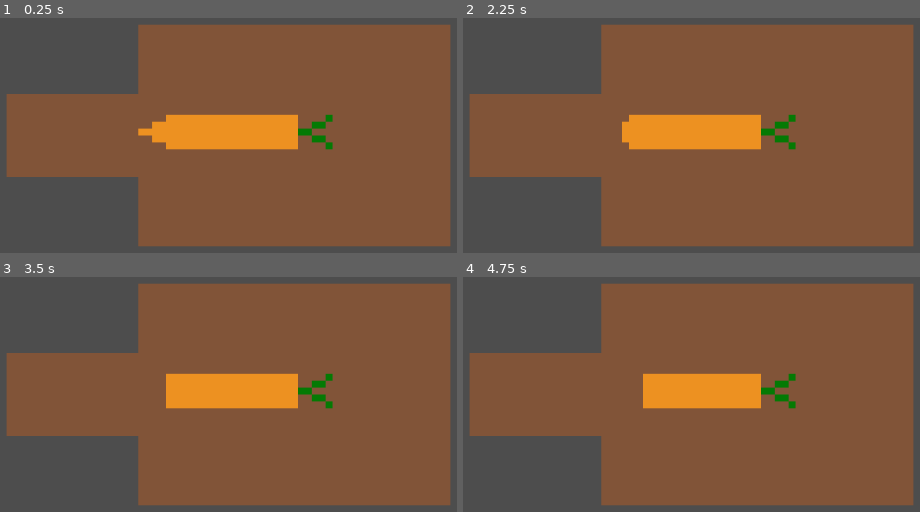
Above: before the commit, frames 1-4 (two rows, left to right).
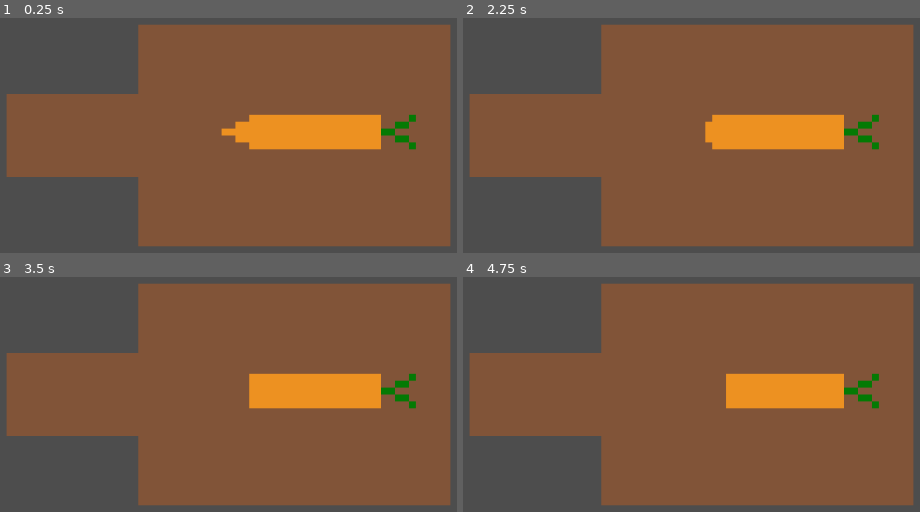
Above: after the commit, the same moments.

Repository: Dexter-Goater/gorefield
Game: Godot game, scene res://Scenes/Main.tscn
Same seed, same stepped clock (60 frames per second), same inputs: the game is played once before the commit and once after it.
Inputs (mouse positions are in pixels of both pictures, inside the frame that each line leads up to):
- Up to frame 1 (0.25 s): no input
- Up to frame 2 (2.25 s): tap Enter at 0.5, 2 s; move the mouse to (865, 112) at 0.52 s; click (865, 112) at 0.6 s; tap Space at 1.25 s; move the mouse to (531, 159) at 1.27 s; click (531, 159) at 1.35 s; move the mouse to (769, 36) at 2.02 s; click (769, 36) at 2.1 s
- Up to frame 3 (3.5 s): tap Space at 2.75 s; move the mouse to (187, 483) at 2.77 s; click (187, 483) at 2.85 s
- Up to frame 4 (4.75 s): tap Enter at 3.5 s; move the mouse to (outside the picture) at 3.52 s; click (outside the picture) at 3.6 s; tap Space at 4.25 s; move the mouse to (outside the picture) at 4.27 s; click (outside the picture) at 4.35 s

The runs differ from the first frame. In frame 1, 5.9% of the frame differs, in the area x 30-92%, y 40-57%; in frame 2, 5.9%; in frame 3, 5.9%; in frame 4, 5.8%.

Commit message:
18/05
Worked on the chopping minigame

Diff:
--- a/Scenes/Main.tscn
+++ b/Scenes/Main.tscn
@@ -1,8 +1,9 @@
 [gd_scene format=3 uid="uid://p4ectxskesqu"]
 
 [ext_resource type="Script" uid="uid://bo020on3tihdr" path="res://Scripts/main.gd" id="1_kln2b"]
-[ext_resource type="Texture2D" uid="uid://n0p5gn8whaag" path="res://Art/2D/chopping board.png" id="2_rgh2o"]
-[ext_resource type="Texture2D" uid="uid://bkckcppbdyisw" path="res://Art/2D/carrot_sheet.png" id="3_kln2b"]
+[ext_resource type="Texture2D" uid="uid://n0p5gn8whaag" path="res://Art/2D/Lasagne/chopping board.png" id="2_rgh2o"]
+[ext_resource type="Texture2D" uid="uid://bkckcppbdyisw" path="res://Art/2D/Lasagne/carrot_sheet.png" id="3_kln2b"]
+[ext_resource type="Texture2D" uid="uid://bqt7ehmg3hcvc" path="res://Art/2D/Lasagne/onion_sheet.png" id="4_rgh2o"]
 
 [sub_resource type="AtlasTexture" id="AtlasTexture_rgh2o"]
 atlas = ExtResource("3_kln2b")
@@ -95,6 +96,98 @@
 [sub_resource type="AtlasTexture" id="AtlasTexture_aht7i"]
 atlas = ExtResource("3_kln2b")
 region = Rect2(64, 224, 64, 32)
+
+[sub_resource type="AtlasTexture" id="AtlasTexture_5jffn"]
+atlas = ExtResource("4_rgh2o")
+region = Rect2(0, 0, 64, 64)
+
+[sub_resource type="AtlasTexture" id="AtlasTexture_kpo4j"]
+atlas = ExtResource("4_rgh2o")
+region = Rect2(64, 0, 64, 64)
+
+[sub_resource type="AtlasTexture" id="AtlasTexture_4n42c"]
+atlas = ExtResource("4_rgh2o")
+region = Rect2(128, 0, 64, 64)
+
+[sub_resource type="AtlasTexture" id="AtlasTexture_c5snn"]
+atlas = ExtResource("4_rgh2o")
+region = Rect2(192, 0, 64, 64)
+
+[sub_resource type="AtlasTexture" id="AtlasTexture_xvtyr"]
+atlas = ExtResource("4_rgh2o")
+region = Rect2(256, 0, 64, 64)
+
+[sub_resource type="AtlasTexture" id="AtlasTexture_u7mjy"]
+atlas = ExtResource("4_rgh2o")
+region = Rect2(0, 64, 64, 64)
+
+[sub_resource type="AtlasTexture" id="AtlasTexture_4yxf6"]
+atlas = ExtResource("4_rgh2o")
+region = Rect2(64, 64, 64, 64)
+
+[sub_resource type="AtlasTexture" id="AtlasTexture_qta6b"]
+atlas = ExtResource("4_rgh2o")
+region = Rect2(128, 64, 64, 64)
+
+[sub_resource type="AtlasTexture" id="AtlasTexture_x3rx7"]
+atlas = ExtResource("4_rgh2o")
+region = Rect2(192, 64, 64, 64)
+
+[sub_resource type="AtlasTexture" id="AtlasTexture_6heos"]
+atlas = ExtResource("4_rgh2o")
+region = Rect2(256, 64, 64, 64)
+
+[sub_resource type="AtlasTexture" id="AtlasTexture_vvnwx"]
+atlas = ExtResource("4_rgh2o")
+region = Rect2(0, 128, 64, 64)
+
+[sub_resource type="AtlasTexture" id="AtlasTexture_btbly"]
+atlas = ExtResource("4_rgh2o")
+region = Rect2(64, 128, 64, 64)
+
+[sub_resource type="AtlasTexture" id="AtlasTexture_vs04g"]
+atlas = ExtResource("4_rgh2o")
+region = Rect2(128, 128, 64, 64)
+
+[sub_resource type="AtlasTexture" id="AtlasTexture_6ehlx"]
+atlas = ExtResource("4_rgh2o")
+region = Rect2(192, 128, 64, 64)
+
+[sub_resource type="AtlasTexture" id="AtlasTexture_utia5"]
+atlas = ExtResource("4_rgh2o")
+region = Rect2(256, 128, 64, 64)
+
+[sub_resource type="AtlasTexture" id="AtlasTexture_f7hdo"]
+atlas = ExtResource("4_rgh2o")
+region = Rect2(0, 192, 64, 64)
+
+[sub_resource type="AtlasTexture" id="AtlasTexture_clvyn"]
+atlas = ExtResource("4_rgh2o")
+region = Rect2(64, 192, 64, 64)
+
+[sub_resource type="AtlasTexture" id="AtlasTexture_d8m2u"]
+atlas = ExtResource("4_rgh2o")
+region = Rect2(128, 192, 64, 64)
+
+[sub_resource type="AtlasTexture" id="AtlasTexture_5psol"]
+atlas = ExtResource("4_rgh2o")
+region = Rect2(192, 192, 64, 64)
+
+[sub_resource type="AtlasTexture" id="AtlasTexture_m4llh"]
+atlas = ExtResource("4_rgh2o")
+region = Rect2(256, 192, 64, 64)
+
+[sub_resource type="AtlasTexture" id="AtlasTexture_lac6x"]
+atlas = ExtResource("4_rgh2o")
+region = Rect2(0, 256, 64, 64)
+
+[sub_resource type="AtlasTexture" id="AtlasTexture_hpjjw"]
+atlas = ExtResource("4_rgh2o")
+region = Rect2(64, 256, 64, 64)
+
+[sub_resource type="AtlasTexture" id="AtlasTexture_off7b"]
+atlas = ExtResource("4_rgh2o")
+region = Rect2(128, 256, 64, 64)
 
 [sub_resource type="SpriteFrames" id="SpriteFrames_erwvk"]
 animations = [{
@@ -169,18 +262,97 @@
 "texture": SubResource("AtlasTexture_aht7i")
 }],
 "loop": false,
-"name": &"default",
+"name": &"Veg 1",
+"speed": 0.0
+}, {
+"frames": [{
+"duration": 1.0,
+"texture": SubResource("AtlasTexture_5jffn")
+}, {
+"duration": 1.0,
+"texture": SubResource("AtlasTexture_kpo4j")
+}, {
+"duration": 1.0,
+"texture": SubResource("AtlasTexture_4n42c")
+}, {
+"duration": 1.0,
+"texture": SubResource("AtlasTexture_c5snn")
+}, {
+"duration": 1.0,
+"texture": SubResource("AtlasTexture_xvtyr")
+}, {
+"duration": 1.0,
+"texture": SubResource("AtlasTexture_u7mjy")
+}, {
+"duration": 1.0,
+"texture": SubResource("AtlasTexture_4yxf6")
+}, {
+"duration": 1.0,
+"texture": SubResource("AtlasTexture_qta6b")
+}, {
+"duration": 1.0,
+"texture": SubResource("AtlasTexture_x3rx7")
+}, {
+"duration": 1.0,
+"texture": SubResource("AtlasTexture_6heos")
+}, {
+"duration": 1.0,
+"texture": SubResource("AtlasTexture_vvnwx")
+}, {
+"duration": 1.0,
+"texture": SubResource("AtlasTexture_btbly")
+}, {
+"duration": 1.0,
+"texture": SubResource("AtlasTexture_vs04g")
+}, {
+"duration": 1.0,
+"texture": SubResource("AtlasTexture_6ehlx")
+}, {
+"duration": 1.0,
+"texture": SubResource("AtlasTexture_utia5")
+}, {
+"duration": 1.0,
+"texture": SubResource("AtlasTexture_f7hdo")
+}, {
+"duration": 1.0,
+"texture": SubResource("AtlasTexture_clvyn")
+}, {
+"duration": 1.0,
+"texture": SubResource("AtlasTexture_d8m2u")
+}, {
+"duration": 1.0,
+"texture": SubResource("AtlasTexture_5psol")
+}, {
+"duration": 1.0,
+"texture": SubResource("AtlasTexture_m4llh")
+}, {
+"duration": 1.0,
+"texture": SubResource("AtlasTexture_lac6x")
+}, {
+"duration": 1.0,
+"texture": SubResource("AtlasTexture_hpjjw")
+}, {
+"duration": 1.0,
+"texture": SubResource("AtlasTexture_off7b")
+}],
+"loop": false,
+"name": &"Veg 2",
 "speed": 0.0
 }]
 
-[node name="Node2D" type="Node2D" unique_id=1107761980]
+[node name="Main" type="Node2D" unique_id=1107761980]
+
+[node name="Minigame 1" type="Node2D" parent="." unique_id=102660986]
 script = ExtResource("1_kln2b")
 
-[node name="Sprite2D" type="Sprite2D" parent="." unique_id=323531969]
+[node name="Sprite2D" type="Sprite2D" parent="Minigame 1" unique_id=323531969]
 texture = ExtResource("2_rgh2o")
 
-[node name="Camera2D" type="Camera2D" parent="." unique_id=1346206867]
+[node name="Camera2D" type="Camera2D" parent="Minigame 1" unique_id=1346206867]
 zoom = Vector2(10, 10)
 
-[node name="AnimatedSprite2D" type="AnimatedSprite2D" parent="." unique_id=841010811]
+[node name="AnimatedSprite2D" type="AnimatedSprite2D" parent="Minigame 1" unique_id=841010811]
+position = Vector2(12, 0)
 sprite_frames = SubResource("SpriteFrames_erwvk")
+animation = &"Veg 1"
+autoplay = "Veg 1"
--- a/Scripts/main.gd
+++ b/Scripts/main.gd
@@ -1,7 +1,13 @@
 extends Node2D
+@onready var veg = 1
 func _ready() -> void:
-	$AnimatedSprite2D.play("default")
+	$AnimatedSprite2D.frame = 0
+	$AnimatedSprite2D.play("Veg {veg}")
+
 
 func _process(delta: float) -> void:
 	if Input.is_action_just_pressed("Left Click"):
 		$AnimatedSprite2D.frame += 1
+		if $AnimatedSprite2D.frame >= 22:
+			veg += 1
+			$AnimatedSprite2D.play("Veg {veg}".format({'veg':veg}))
Renamed: Art/2D/carrot_sheet.png -> Art/2D/Lasagne/carrot_sheet.png
Not shown, changed: Art/2D/Lasagne/carrot_sheet.png.import
Renamed: Art/2D/chopping board.png -> Art/2D/Lasagne/chopping board.png
Not shown, added: Art/2D/Lasagne/chopping board.png.import
Binary file added: Art/2D/Lasagne/onion_sheet.png
Not shown, changed: Art/2D/Lasagne/onion_sheet.png.import
